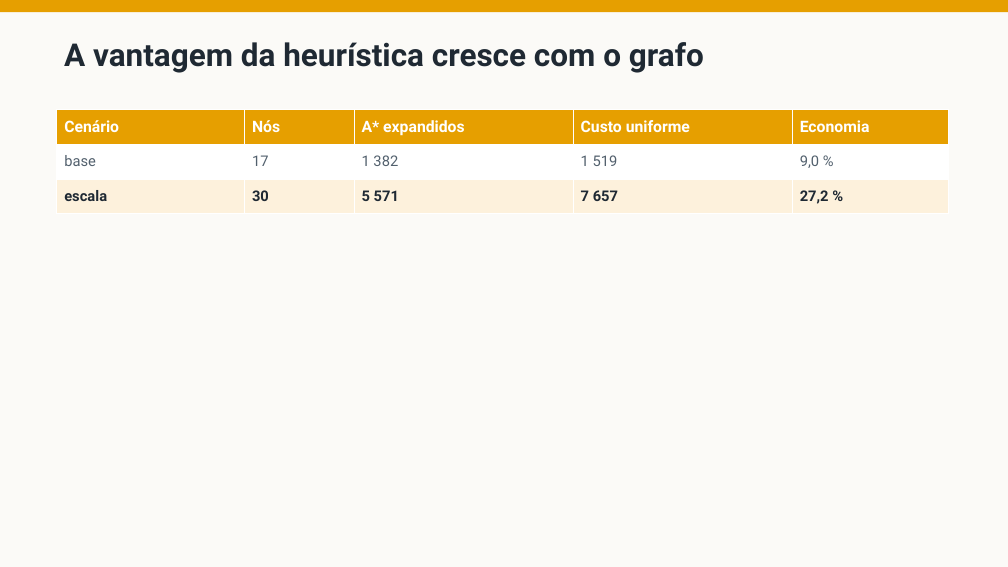
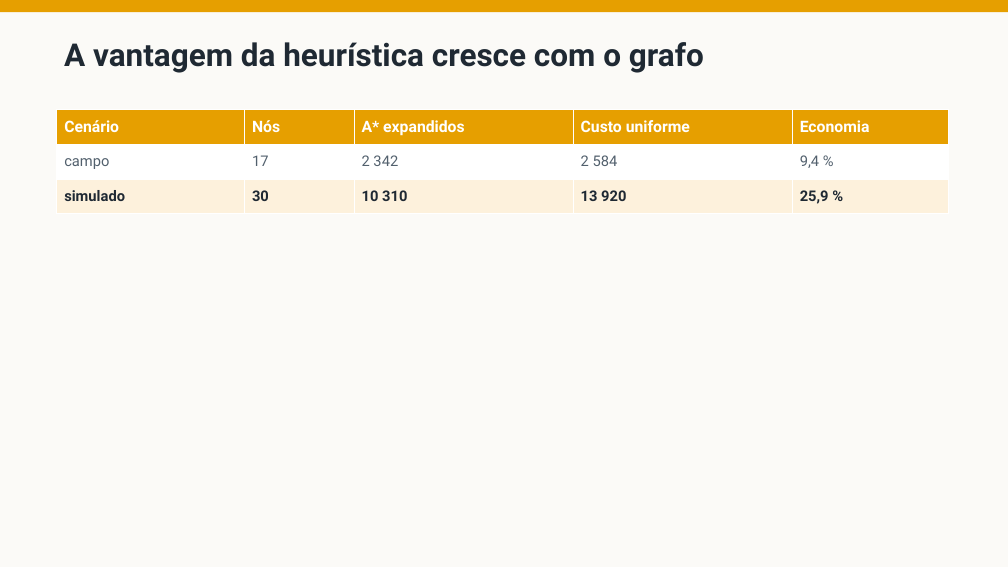
Before and after one commit to fsd-dantas/ai4systems, a slide deck: slide 47 of docs/presentation/ai-for-smartgrids-apresentacao.pptx (slide 46 before the commit). Drawn at 1008x567 pixels with LibreOffice and Linux fonts; fonts in the diff are those of the drawing. Boxes give left, top, right and bottom in pixels: in the first picture for what was removed or moved away, otherwise in the second. Text is boxed around its words. In the diff, an @@ line names an element or a change of style, - is before the commit and + after.

```diff
--- a/docs/presentation/ai-for-smartgrids-apresentacao.pptx
+++ b/docs/presentation/ai-for-smartgrids-apresentacao.pptx
@@ table at [57, 110, 949, 214] @@
-row 2: base | 17 | 1 382 | 1 519 | 9,0 %
+row 2: campo | 17 | 2 342 | 2 584 | 9,4 %
-row 3: escala | 30 | 5 571 | 7 657 | 27,2 %
+row 3: simulado | 30 | 10 310 | 13 920 | 25,9 %
```
Also in this commit, not shown: 19 other slides changed, 1 slide added, 2 other files.
